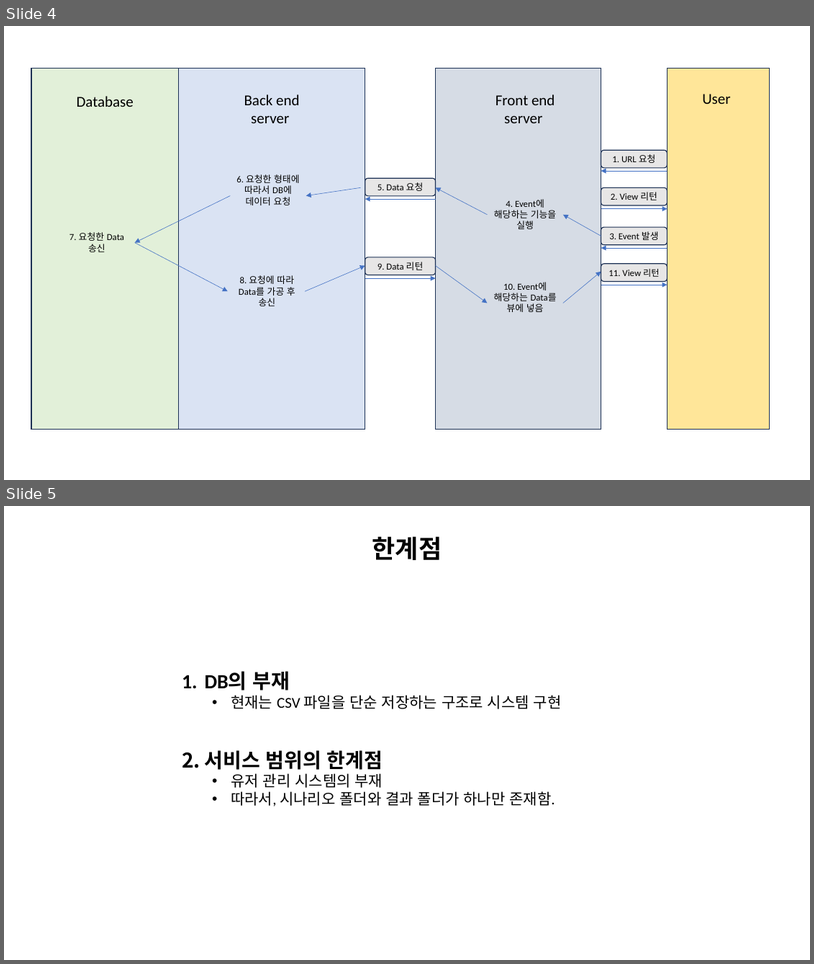
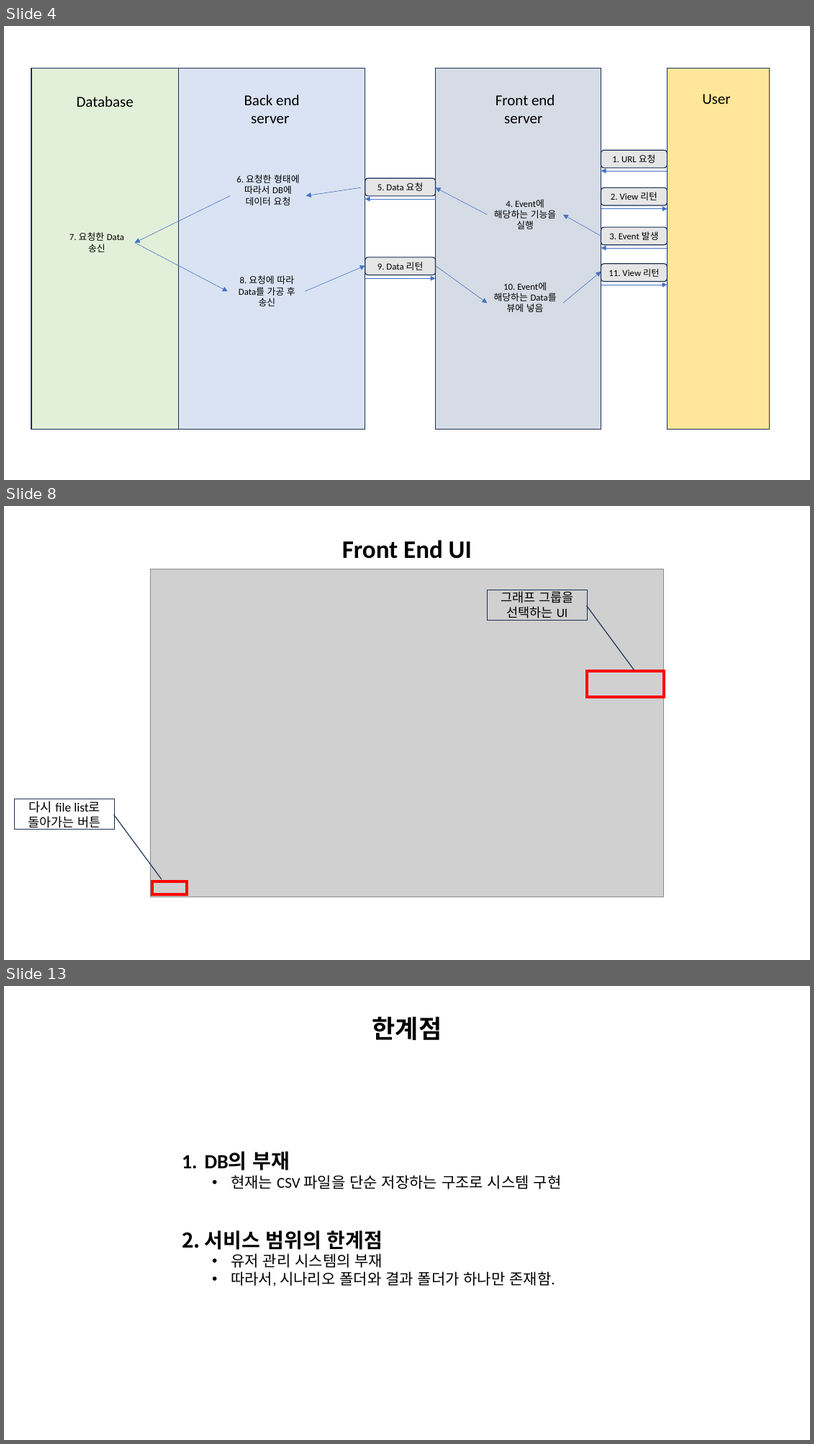
Before and after one commit to raccoon-coding/Eins-Internship, a slide deck: 아인스에스엔시 발표.pptx. Shown one above the other, each under a label of ours: slides 4 and 5 before the commit, slides 4, 8 and 13 after it; the slides between them are not shown. The pictures are 814x964 and 814x1444 pixels, drawn with LibreOffice and Linux fonts; fonts in the diff are those of the drawing; grey boxes stand for pictures. Boxes give left, top, right and bottom in pixels: in the first picture for what was removed or moved away, otherwise in the second. Text is boxed around its words. In the diff, an @@ line names an element or a change of style, - is before the commit and + after.

```diff
--- a/아인스에스엔시 발표.pptx
+++ b/아인스에스엔시 발표.pptx
@@ slide 8 added at [4, 506, 810, 960], background #FFFFFF @@
@@ text added at [342, 540, 472, 559], 30 pt, text #000000, bold @@
+Front End UI
@@ picture added at [150, 569, 665, 897] @@
@@ border callout added at [488, 590, 588, 620], outline #1E3256 1 pt, 15 pt, text #000000 @@
+그래프 그룹을 선택하는 UI
@@ rectangle added at [588, 671, 665, 697], outline #FF0000 3.5 pt @@
@@ border callout added at [15, 799, 115, 829], outline #1E3256 1 pt, 15 pt, text #000000 @@
+다시 file list로 돌아가는 버튼
@@ rectangle added at [152, 881, 187, 894], outline #FF0000 3.5 pt @@
@@ what was slide 5 is now slide 13 @@
```
Also in this commit, not shown: 7 other slides added, 8 other files.
